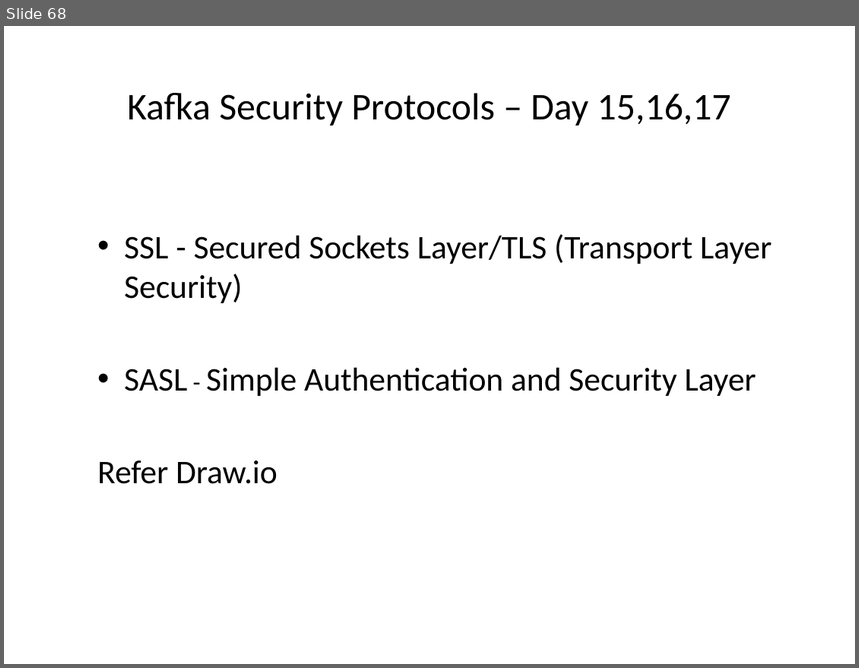
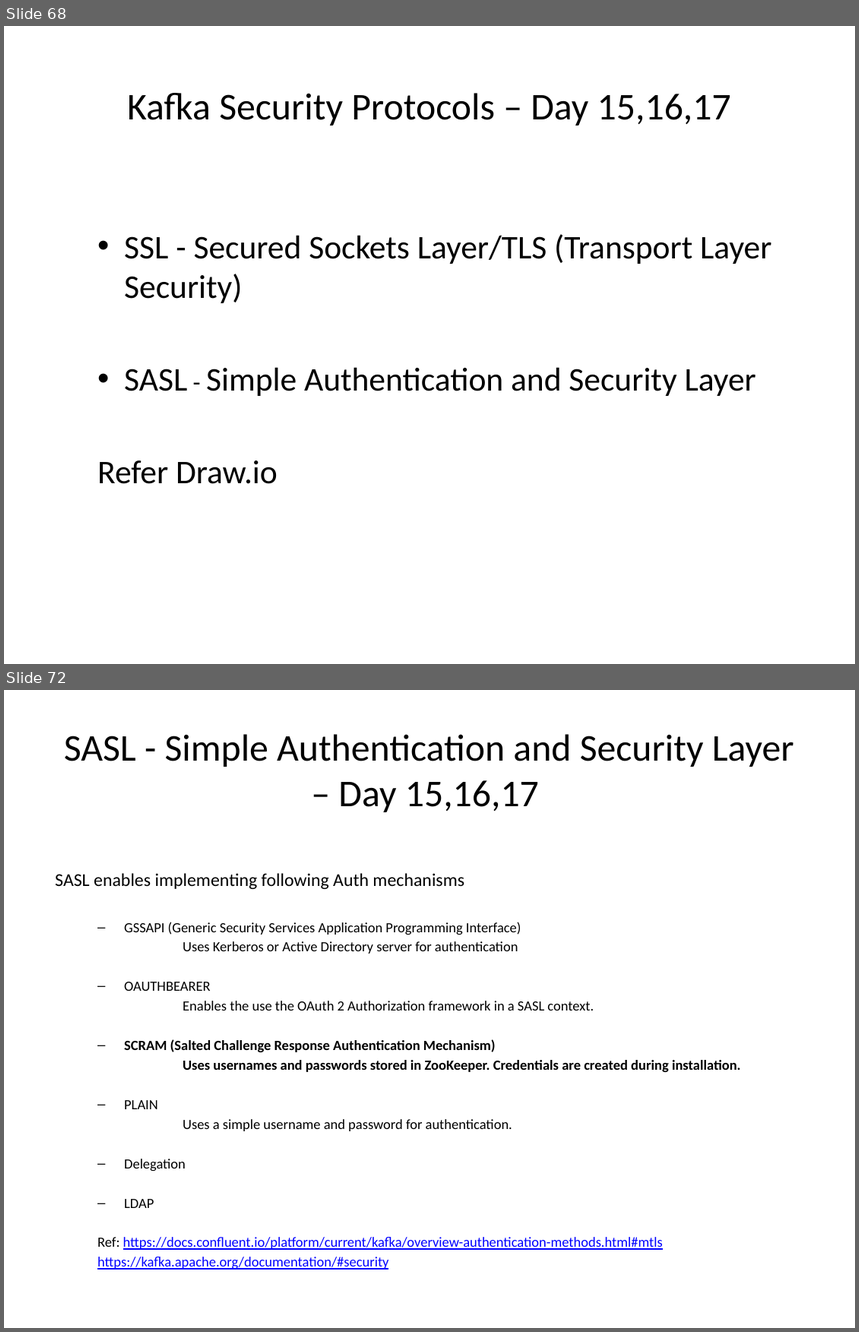
Before and after one commit to sreedharsingaraju/KafkaTutorials, a slide deck: PPT/Kafka-Teaching-Flow.pptx. Shown one above the other, each under a label of ours: slide 68 before the commit, slides 68 and 72 after it; the slides between them are not shown. The pictures are 859x668 and 859x1332 pixels, drawn with LibreOffice and Linux fonts; fonts in the diff are those of the drawing. Boxes give left, top, right and bottom in pixels: in the first picture for what was removed or moved away, otherwise in the second. Text is boxed around its words. In the diff, an @@ line names an element or a change of style, - is before the commit and + after.

```diff
--- a/PPT/Kafka-Teaching-Flow.pptx
+++ b/PPT/Kafka-Teaching-Flow.pptx
@@ slide 72 added at (4,690,855,1328), background #FFFFFF @@
@@ title added at (64,734,794,812), 32 pt, text #000000 @@
+  SASL - Simple Authentication and Security Layer – Day 15,16,17
@@ text added at (55,873,741,1270), 11.9 pt, text #000000 @@
+SASL enables implementing following Auth mechanisms
+  – GSSAPI (Generic Security Services Application Programming Interface)
+  Uses Kerberos or Active Directory server for authentication
+  – OAUTHBEARER
+  Enables the use the OAuth 2 Authorization framework in a SASL context.
+  – SCRAM (Salted Challenge Response Authentication Mechanism)
+  Uses usernames and passwords stored in ZooKeeper. Credentials are created during installation.
+  – PLAIN
+  Uses a simple username and password for authentication.
+  – Delegation
+  – LDAP
+  Ref: https://docs.confluent.io/platform/current/kafka/overview-authentication-methods.html#mtls
+  https://kafka.apache.org/documentation/#security
```
Also in this commit, not shown: 3 slides changed, 3 other slides added, 2 other files.
